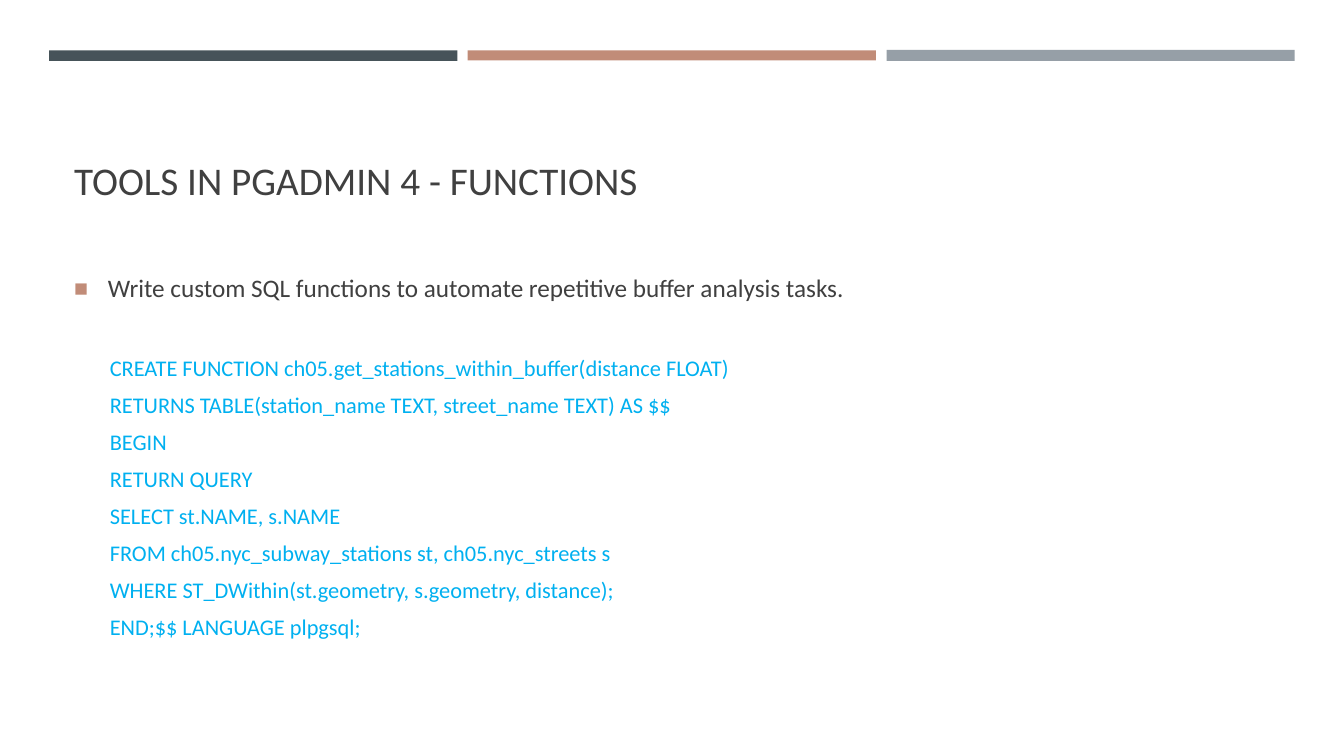
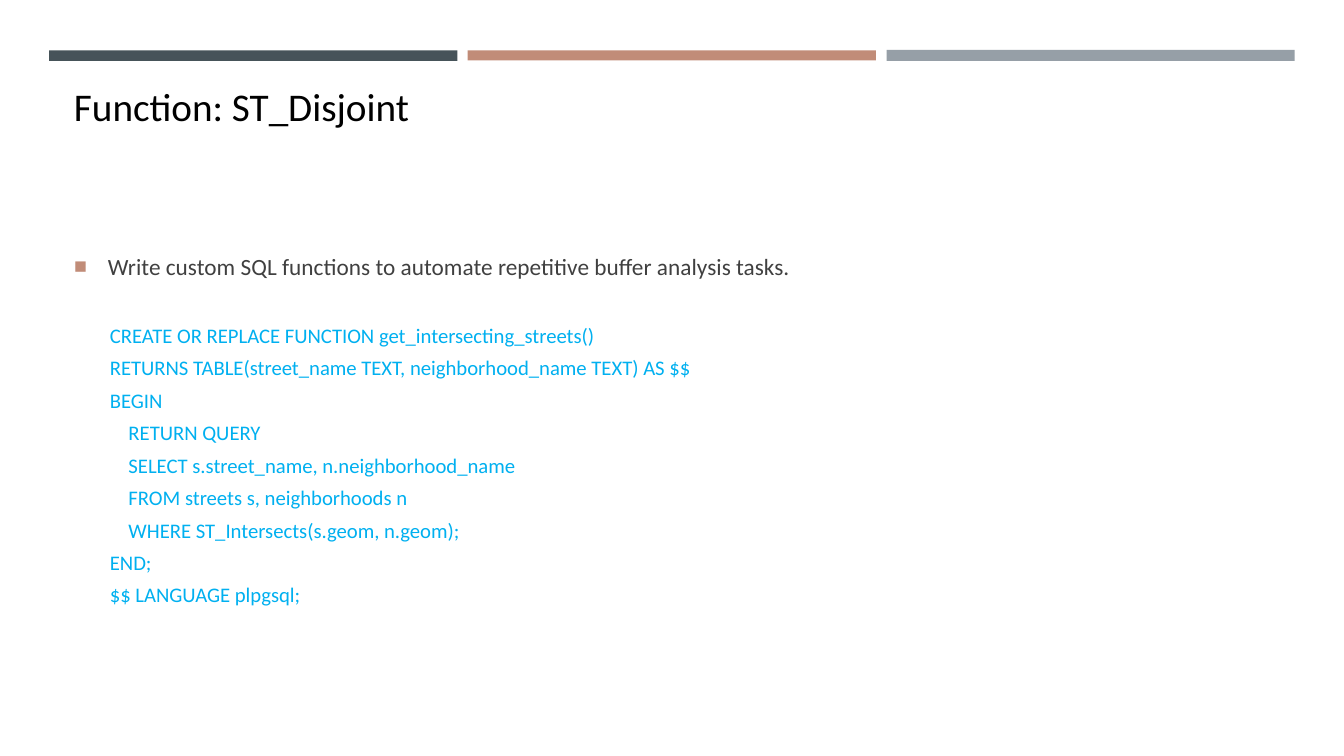
Before and after one commit to gisynw/ssj-376, a slide deck: slide 18 of docs/Lectures/Week05/Week05_Park02.pptx (slide 16 before the commit). Drawn at 1344x756 pixels with LibreOffice and Linux fonts; fonts in the diff are those of the drawing. Boxes give left, top, right and bottom in pixels: in the first picture for what was removed or moved away, otherwise in the second. Text is boxed around its words. In the diff, an @@ line names an element or a change of style, - is before the commit and + after.

```diff
--- a/docs/Lectures/Week05/Week05_Park02.pptx
+++ b/docs/Lectures/Week05/Week05_Park02.pptx
@@ text added at box(74, 94, 409, 128), 28 pt, text #000000 @@
+Function: ST_Disjoint
@@ title removed at box(74, 169, 638, 196) @@
-TOOLS IN PGADMIN 4 - FUNCTIONS
@@ text "Write custom SQL functions to ...": place and size @@
-text "Write custom SQL functions to ..." at box(108, 279, 844, 639)
+text "Write custom SQL functions to ..." at box(108, 259, 789, 606)
@@ text at box(108, 259, 789, 443): size 18 to 16.6 pt in "Write custom SQL functions to automate repetitive ..."; size 16 to 14.8 pt in "BEGIN", "RETURN QUERY"; line spacing 0.9 to 0.8 @@
@@ text at box(110, 328, 664, 379): text changed; size 16 to 14.8 pt @@
-  CREATE FUNCTION ch05.get_stations_within_buffer(distance FLOAT)
-  RETURNS TABLE(station_name TEXT, street_name TEXT) AS $$
+  CREATE OR REPLACE FUNCTION get_intersecting_streets()
+  RETURNS TABLE(street_name TEXT, neighborhood_name TEXT) AS $$
@@ text at box(110, 458, 515, 606): text changed; size 16 to 14.8 pt @@
-  SELECT st.NAME, s.NAME
-  FROM ch05.nyc_subway_stations st, ch05.nyc_streets s
-  WHERE ST_DWithin(st.geometry, s.geometry, distance);
-  END;$$ LANGUAGE plpgsql;
+  SELECT s.street_name, n.neighborhood_name
+  FROM streets s, neighborhoods n
+  WHERE ST_Intersects(s.geom, n.geom);
+  END;
+  $$ LANGUAGE plpgsql;
```
Also in this commit, not shown: 7 other slides changed, 7 slides added, 4 slides removed, 2 other files.
